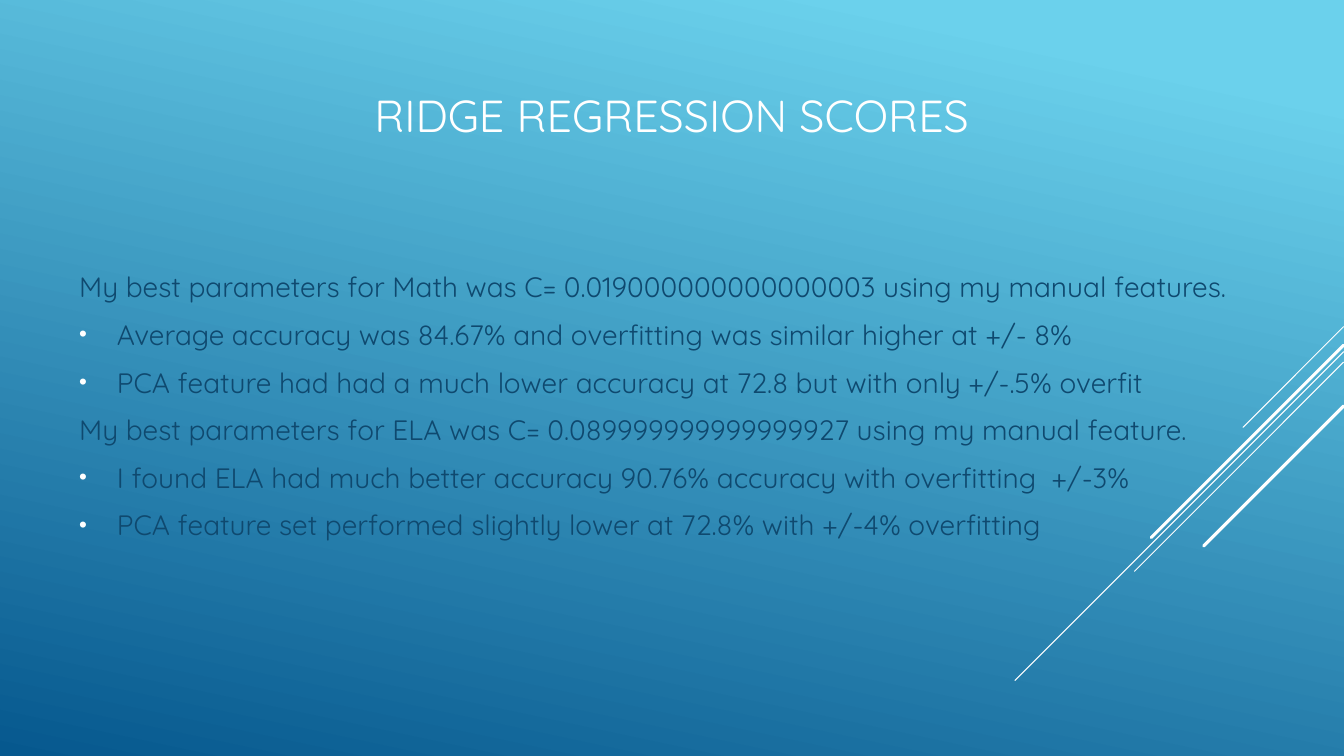
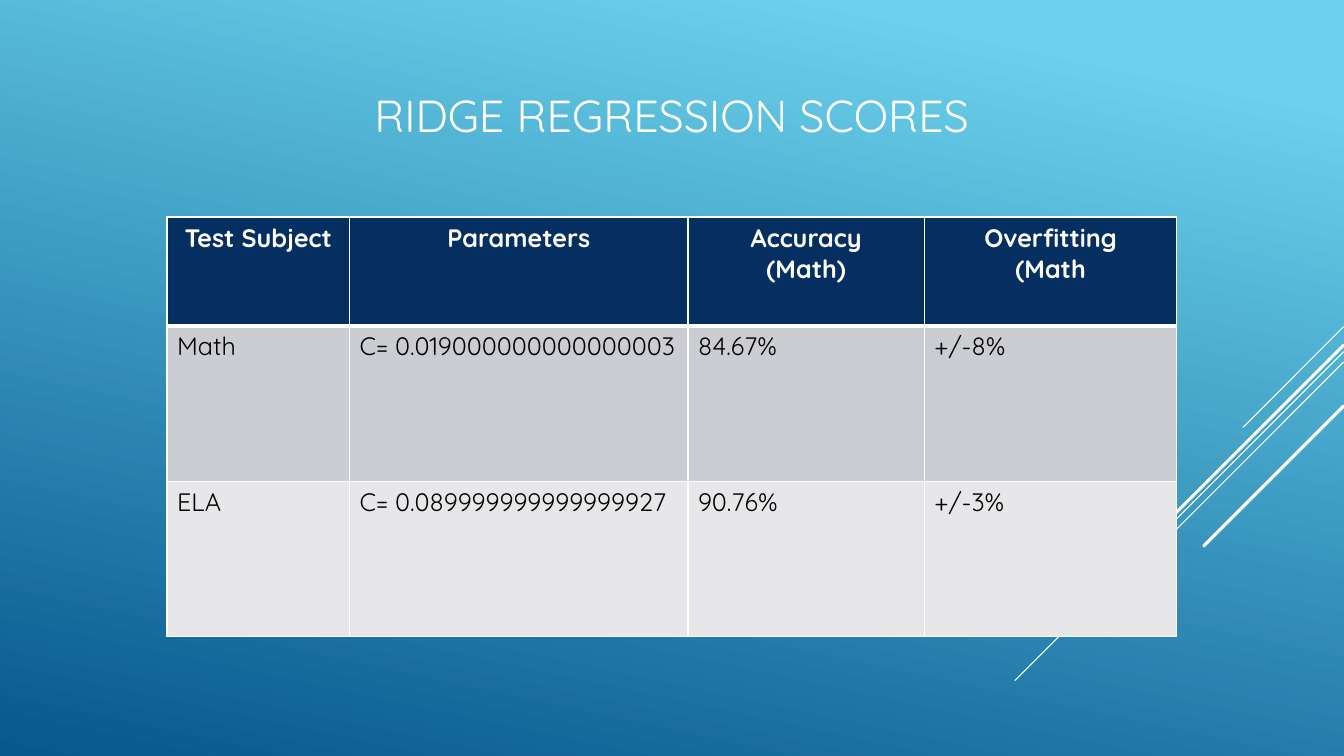
Before and after one commit to efuller11/Thinkful, a slide deck: slide 18 of New York Education System capstone.pptx (slide 17 before the commit). Drawn at 1344x756 pixels with LibreOffice and Linux fonts; fonts in the diff are those of the drawing. Boxes give left, top, right and bottom in pixels: in the first picture for what was removed or moved away, otherwise in the second. Text is boxed around its words. In the diff, an @@ line names an element or a change of style, - is before the commit and + after.

```diff
--- a/New York Education System capstone.pptx
+++ b/New York Education System capstone.pptx
@@ table added at box(167, 217, 1178, 636), 3 rows, 4 columns @@
+Test Subject | Parameters | Accuracy / (Math) | Overfitting / (Math
+Math | C= 0.019000000000000003 | 84.67% | +/-8%
+ELA | C= 0.089999999999999927 | 90.76% | +/-3%
@@ text removed at box(79, 276, 1226, 541) @@
-My best parameters for Math was C= 0.019000000000000003 using my manual features.
-• Average accuracy was 84.67% and overfitting was similar higher at +/- 8%
-• PCA feature had had a much lower accuracy at 72.8 but with only +/-.5% overfit
-My best parameters for ELA was C= 0.089999999999999927 using my manual feature.
-• I found ELA had much better accuracy 90.76% accuracy with overfitting +/-3%
-• PCA feature set performed slightly lower at 72.8% with +/-4% overfitting
```
Also in this commit, not shown: 21 other slides changed, 1 slide added, 1 other file.
